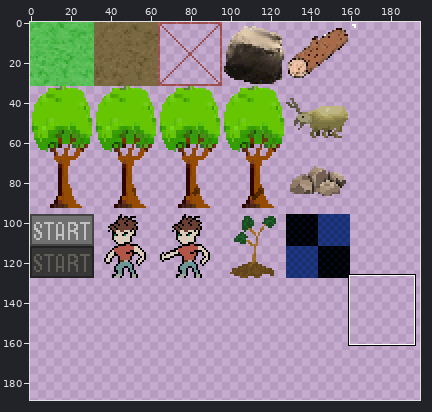
A sprite sheet gets an edit: GameOne1.2-Tools/res/textures/SpriteSheet.png. Above: a wide view before the commit, with the close-up outlined.
Close-up. The starting point:
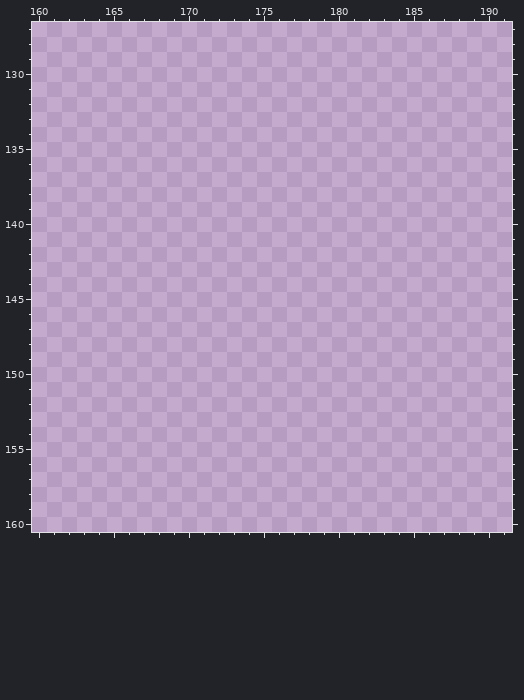
The file is 256x256 pixels. Pixels under 10% opacity are left out. Colours within 5 levels of each other are drawn and written as one. Shown: x 160..191, y 127..160. The wide view leaves out empty margins. The commit also changed other parts of the picture, which this record leaves out.
After the commit:
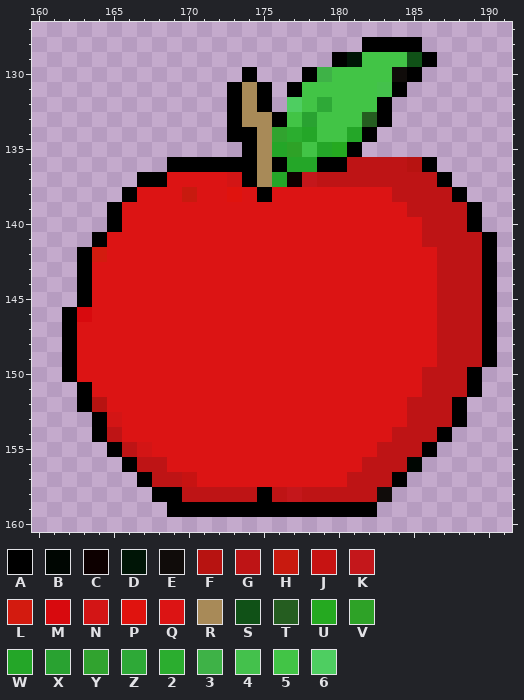
Palette (. is transparent): A #000000  B #000602  C #0d0000  D #001506  E #100c0a  F #b71311  G #be1415  H #c81a0f  J #c71312  K #c4171b  L #d31b0f  M #d80a0e  N #d31515  P #e0130e  Q #dc1414  R #a88a58  S #105117  T #255d20  U #25a920  V #2ea227  W #24a628  X #29a231  Y #31a32f  Z #2ea937  2 #2bad2f  3 #3eb247  4 #44c14c  5 #42c446  6 #4ece61
Diff:
y 128: x 182..185 .... -> AAAA
y 129: x 180..186 ....... -> AD555SA
y 130: x 174 . -> A; x 178..185 ........ -> A35555EA
y 131: x 173..175 ... -> ARA; x 177..184 ........ -> A555554A
y 132: x 173..175 ... -> ARA; x 177..183 ....... -> 65Z555A
y 133: x 173..183 ........... -> ARRA5X555TA
y 134: x 173..182 .......... -> AARY2W55WA
y 135: x 174..181 ........ -> ARWV5WUA
y 136: x 169..186 .................. -> AAAAAARAWWAAGGGGFA
y 137: x 167..187 ..................... -> AAQQQQNARWCKGGGGGGGGA
y 138: x 166..188 ....................... -> AQQQHQQPQAQQQQQQQQGGGGA
y 139: x 165..189 ......................... -> AQQQQQQQQQQQQQQQQQQQGGGGA
y 140: x 165..189 ......................... -> AQQQQQQQQQQQQQQQQQQQQGGGA
y 141: x 164..190 ........................... -> AQQQQQQQQQQQQQQQQQQQQQGGGGA
y 142: x 163..190 ............................ -> ALQQQQQQQQQQQQQQQQQQQQQQGGGA
y 143..145: x 163..190 ............................ -> AQQQQQQQQQQQQQQQQQQQQQQQGGGA
y 146: x 162..190 ............................. -> AMQQQQQQQQQQQQQQQQQQQQQQQGGGA
y 147..149: x 162..190 ............................. -> AQQQQQQQQQQQQQQQQQQQQQQQQGGGA
y 150: x 162..189 ............................ -> AQQQQQQQQQQQQQQQQQQQQQQQGGGA
y 151: x 163..189 ........................... -> AQQQQQQQQQQQQQQQQQQQQQQGGGA
y 152: x 163..188 .......................... -> AFQQQQQQQQQQQQQQQQQQQQGGGA
y 153: x 164..188 ......................... -> ANQQQQQQQQQQQQQQQQQQQGGGA
y 154: x 164..187 ........................ -> AGQQQQQQQQQQQQQQQQQQGGGA
y 155: x 165..186 ...................... -> AGNQQQQQQQQQQQQQQQGGGA
y 156: x 166..185 .................... -> AGGQQQQQQQQQQQQQGGGB
y 157: x 167..184 .................. -> AGGJQQQQQQQQQQGGGA
y 158: x 168..183 ................ -> AAGGGGGAGKGGGGGE
y 159: x 169..182 .............. -> AAAAAAAAAAAAAA
Changed places in both close-ups, as pixel boxes (x1, y1, x2, y2):
added: (62, 37, 497, 517)
